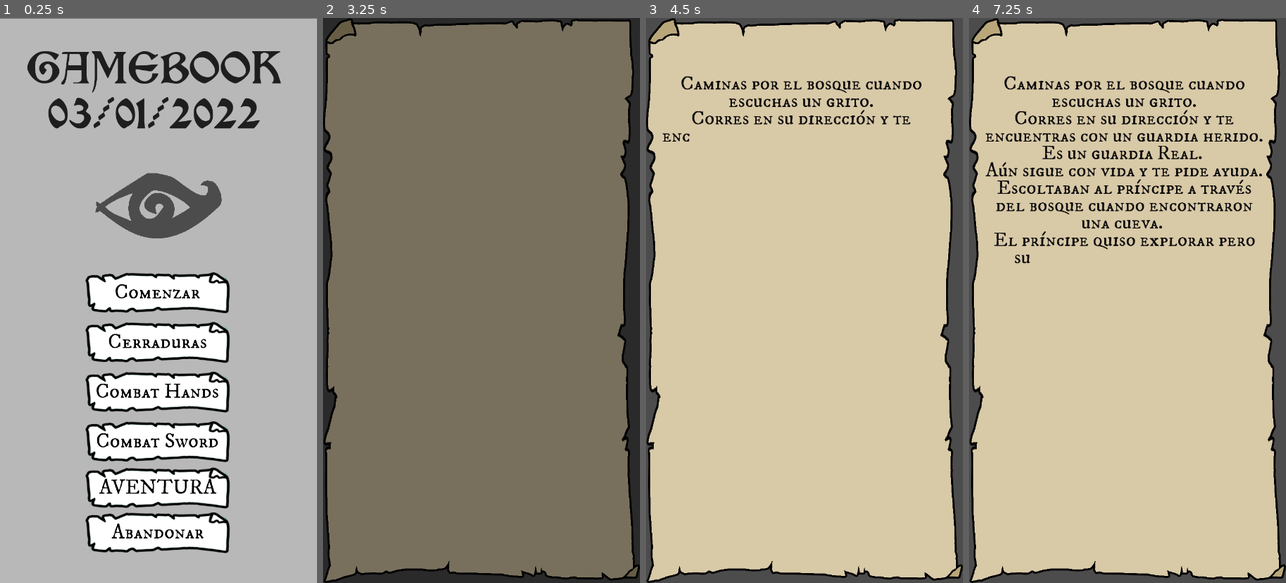
Above: before the commit, frames 1-4 (left to right).
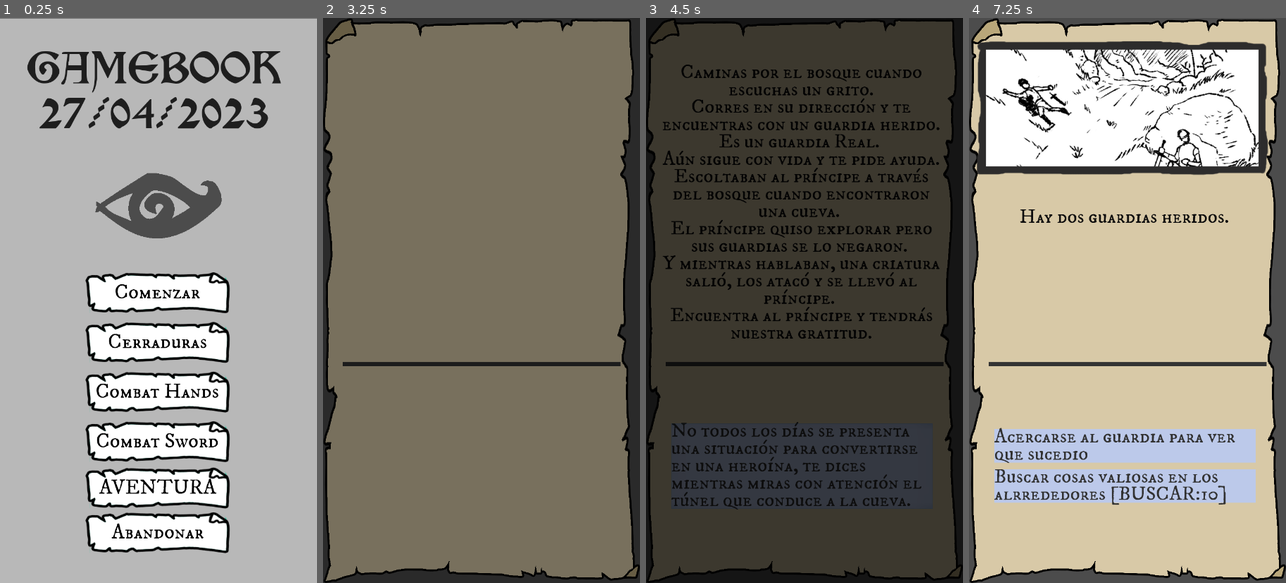
Above: after the commit, the same moments.

Repository: GabrielCancro/gamebook_dungeon
Game: Godot game, scene res://scenes/Main.tscn
The game is run twice, just before and just after one commit, with the same random seed, the same clock (stepped at 60 frames per second) and the same inputs.
Inputs (mouse positions are in pixels of both pictures, inside the frame that each line leads up to):
- Up to frame 1 (0.25 s): no input
- Up to frame 2 (3.25 s): click "Cerraduras" at 0.5 s; click "Combat Hands" at 1.25 s; click "Combat Sword" at 2 s; click "AVENTURA" at 2.75 s
- Up to frame 3 (4.5 s): click (804, 458) at 3.52 s; click (801, 464) at 4.27 s
- Up to frame 4 (7.25 s): click (1127, 458) at 5.02 s; move the mouse to (1197, 272) at 5.77 s; click (1197, 272) at 5.92 s; tap Enter at 6.5 s; move the mouse to (1064, 328) at 6.52 s; click (1064, 328) at 6.67 s

The runs differ from the first frame. In frame 1, 2.2% of the frame differs, in the area x 12-85%, y 14-20%; in frame 2, 0.7%; in frame 3, 98%, in the area x 0-100%, y 0-100%; in frame 4, 34%.
Error in both runs: Invalid call. Nonexistent function 'startMinigame' in base 'Node (global_config.gd)'. (res://scenes/Main.gd:15)

Commit message:
update

Diff:
--- a/adventure_core/ActionLine.gd
+++ b/adventure_core/ActionLine.gd
@@ -12,6 +12,7 @@
 	data = _data
 	text = data.text
 	$Desc.text = text
+	rect_pivot_offset = rect_size/2
 
 func onClick():
 	emit_signal("on_click",data)
--- a/adventure_core/ActionLine.tscn
+++ b/adventure_core/ActionLine.tscn
@@ -12,7 +12,6 @@
 [node name="ActionLine" type="Label"]
 margin_right = 710.0
 margin_bottom = 123.0
-rect_pivot_offset = Vector2( 620, 634 )
 custom_colors/font_color = Color( 0.196078, 0.196078, 0.196078, 1 )
 custom_fonts/font = SubResource( 1 )
 text = "Acercarme al Guardia y pedirle una explicacón de lo que sucedio ese dia tan terrible"
--- a/adventure_core/Adventure.gd
+++ b/adventure_core/Adventure.gd
@@ -8,7 +8,7 @@
 	GC.ADVENTURE = self
 	change_room("room_000")
 
-func change_room(id_room):
+func change_room(room_id):
 	$Fade.fadeIn()
 	yield($Fade,"end_fade")
 	$Narrator.clear_narrator()
@@ -18,12 +18,12 @@
 		room_data_node.queue_free()
 	room_data_node = Node.new()
 	room_data_node.name = "room_data_node"
-	room_data_node.set_script( load("res://adventures/adv_test/"+id_room+".gd") )
+	room_data_node.set_script( load("res://adventures/adv_test/"+room_id+".gd") )
 	add_child(room_data_node)
-	if (!GC.ADV_DATA.has(room_data_node.room_id)):
-		GC.ADV_DATA[room_data_node.room_id] = {"desc":room_data_node.desc, "actions":room_data_node.actions, "image":room_data_node.image}
-#		if(room_data_node.has("image")): GC.ADV_DATA[room_data_node.room_id]["image"] = room_data_node.image
-	GC.CURRENT_ROOM = room_data_node.room_id
+	if (!GC.ADV_DATA.has(room_id)):
+		room_data_node.room_data['room_id'] = room_id
+		GC.ADV_DATA[room_id] = room_data_node.room_data
+	GC.CURRENT_ROOM = room_id
 
 	$Desitions.hide_options()
 	$Fade.fadeOut()
@@ -32,3 +32,8 @@
 	$Narrator.start_narrator()
 	yield($Narrator,"on_finish")
 	$Desitions.show_options()
+
+func show_a_hidden_desition(node_id):
+	GC.get_current_room_data().actions[node_id].isHidden = false
+	GC.DESITIONS.update_data(false)
+	GC.DESITIONS.resalt_node(node_id)
--- a/adventure_core/Adventure.tscn
+++ b/adventure_core/Adventure.tscn
@@ -35,13 +35,35 @@
 patch_margin_right = 333
 patch_margin_bottom = 206
 
+[node name="Header" type="Control" parent="."]
+visible = false
+anchor_left = 0.5
+anchor_right = 0.5
+margin_left = -384.0
+margin_right = 384.0
+margin_bottom = 206.0
+rect_pivot_offset = Vector2( -1545, 451 )
+
+[node name="NinePatchRect" type="NinePatchRect" parent="Header"]
+anchor_right = 1.0
+anchor_bottom = 1.0
+margin_left = -89.0
+margin_top = 75.0
+margin_right = 71.0
+margin_bottom = 261.0
+rect_scale = Vector2( 1, -1 )
+texture = ExtResource( 1 )
+patch_margin_top = 374
+patch_margin_bottom = 18
+
 [node name="Narrator" type="Control" parent="."]
 anchor_left = 0.5
 anchor_right = 0.5
+anchor_bottom = 0.602
 margin_left = -384.0
-margin_top = 99.0
+margin_top = 71.0
 margin_right = 384.0
-margin_bottom = 874.0
+margin_bottom = 0.667908
 script = ExtResource( 8 )
 __meta__ = {
 "_edit_group_": true
@@ -98,44 +120,45 @@
 align = 1
 valign = 1
 
-[node name="Garb" type="TextureRect" parent="Narrator"]
-visible = false
-anchor_left = 0.5
-anchor_right = 0.5
-margin_left = -1333.5
-margin_top = 96.0
-margin_right = -1274.5
-margin_bottom = 155.0
-texture = ExtResource( 6 )
-
-[node name="Header" type="Control" parent="."]
-visible = false
-anchor_left = 0.5
-anchor_right = 0.5
-margin_left = -384.0
-margin_right = 384.0
-margin_bottom = 206.0
-rect_pivot_offset = Vector2( -1545, 451 )
-
-[node name="NinePatchRect" type="NinePatchRect" parent="Header"]
-anchor_right = 1.0
-anchor_bottom = 1.0
-margin_left = -89.0
-margin_top = 75.0
-margin_right = 71.0
-margin_bottom = 261.0
-rect_scale = Vector2( 1, -1 )
-texture = ExtResource( 1 )
-patch_margin_top = 374
-patch_margin_bottom = 18
-
-[node name="Desitions" type="Control" parent="."]
+[node name="Button" type="Button" parent="Narrator"]
+modulate = Color( 1, 1, 1, 0.619608 )
 anchor_left = 0.5
 anchor_top = 1.0
 anchor_right = 0.5
 anchor_bottom = 1.0
+margin_left = -56.5
+margin_top = 187.0
+margin_right = 56.5
+margin_bottom = 296.0
+flat = true
+__meta__ = {
+"_edit_group_": true
+}
+
+[node name="Garb" type="TextureRect" parent="Narrator/Button"]
+anchor_right = 1.0
+anchor_bottom = 1.0
+texture = ExtResource( 6 )
+expand = true
+
+[node name="Line" type="ColorRect" parent="."]
+anchor_left = 0.5
+anchor_top = 0.5
+anchor_right = 0.5
+anchor_bottom = 0.5
+margin_left = -336.5
+margin_top = 149.0
+margin_right = 336.5
+margin_bottom = 159.0
+color = Color( 0.203922, 0.203922, 0.203922, 1 )
+
+[node name="Desitions" type="Control" parent="."]
+anchor_left = 0.5
+anchor_top = 0.623
+anchor_right = 0.5
+anchor_bottom = 1.0
 margin_left = -382.0
-margin_top = -589.0
+margin_top = -0.0180054
 margin_right = 389.0
 rect_pivot_offset = Vector2( 453, 0 )
 script = ExtResource( 7 )
--- a/adventure_core/Desitions.gd
+++ b/adventure_core/Desitions.gd
@@ -3,7 +3,7 @@
 var action_line_scene = preload("res://adventure_core/ActionLine.tscn")
 
 func _ready():
-	pass
+	GC.DESITIONS = self
 
 func show_options():
 	update_data()
@@ -14,17 +14,30 @@
 func hide_options():
 	visible = false
 
-func update_data():
+func update_data(anim=true):
 	var actions = GC.get_current_room_data().actions
 	for line in $Options.get_children():
 		$Options.remove_child(line)
 		line.queue_free()
 	for node_id in actions:
-		var line = action_line_scene.instance()
-		line.set_node_data(actions[node_id])
-		line.connect("on_click",GC.ADVENTURE.get_node("room_data_node"),"on_click_node",[node_id])
-		line.modulate = Color(1,1,1,0)
-		$Options.add_child(line)
-		$Tween.interpolate_property(line,"modulate",Color(1,1,1,0),Color(1,1,1,1),.5,Tween.TRANS_QUAD,Tween.EASE_IN)
-		$Tween.start()
-		yield(get_tree().create_timer(.4),"timeout")
+		if !actions[node_id].has("isHidden"): actions[node_id]["isHidden"] = false
+		if actions[node_id].isHidden: continue
+		actions[node_id]["node_id"] = node_id
+		var line = add_line(actions[node_id])
+		if anim:
+			line.modulate = Color(1,1,1,0)
+			$Tween.interpolate_property(line,"modulate",Color(1,1,1,0),Color(1,1,1,1),.5,Tween.TRANS_QUAD,Tween.EASE_IN,line.get_index()*.3)
+			$Tween.start()
+
+func add_line(node_data):
+	var line = action_line_scene.instance()
+	line.set_node_data(node_data)
+	line.connect("on_click",GC.ADVENTURE.get_node("room_data_node"),"on_click_node",[node_data.node_id])
+	$Options.add_child(line)
+	return line
+
+func resalt_node(node_id):
+	for line in $Options.get_children():
+		if line.data.node_id == node_id:
+			$Tween.interpolate_property(line,"rect_scale",Vector2(1.2,1.2),Vector2(1,1),.7,Tween.TRANS_QUAD,Tween.EASE_OUT)
+			$Tween.start()
--- a/adventure_core/Dices.gd
+++ b/adventure_core/Dices.gd
@@ -38,7 +38,7 @@
 	$Buttons/btn_roll.visible = true
 	$Buttons/btn_back.visible = true
 	$Buttons/btn_end.visible = false
-	$Tween.interpolate_property(self,"modulate",Color(1,1,1,0),Color(1,1,1,1),.5,Tween.TRANS_LINEAR,Tween.EASE_OUT)
+	$Tween.interpolate_property(self,"modulate",Color(1,1,1,.5),Color(1,1,1,1),.2,Tween.TRANS_LINEAR,Tween.EASE_OUT)
 	$Tween.start()
 
 func onButtonRoll():
--- a/adventure_core/Dices.tscn
+++ b/adventure_core/Dices.tscn
@@ -83,7 +83,7 @@
 [node name="ColorRect" type="ColorRect" parent="."]
 anchor_right = 1.0
 anchor_bottom = 1.0
-color = Color( 0.101961, 0.00392157, 0.00392157, 0.862745 )
+color = Color( 0.101961, 0.00392157, 0.00392157, 0.941176 )
 
 [node name="Tween" type="Tween" parent="."]
 
--- a/adventure_core/Narrator.gd
+++ b/adventure_core/Narrator.gd
@@ -3,20 +3,30 @@
 signal on_finish()
 
 func _ready():
-	pass
+	$Button.connect("button_down",self,"on_button_skip")
 
 func clear_narrator():
 	$VBox/Image.visible = false
 	$VBox/Desc.percent_visible = 0
+	$Button.visible = false
 	$VBox/Desc.text = ""
 
 func start_narrator():
 	var data = GC.get_current_room_data()
 	$VBox/Desc.text = data.desc
+	$Button.visible = true
 	if data.image:
 		$VBox/Image.visible = true
 		$VBox/Image.texture = data.image
 	$Tween.interpolate_property($VBox/Desc,"percent_visible",0,1,data.desc.length()/70,Tween.TRANS_LINEAR, Tween.EASE_OUT)
 	$Tween.start()
 	yield($Tween,"tween_all_completed")
+	$Button.visible = false
 	emit_signal("on_finish")
+
+func on_button_skip():
+	$Tween.stop_all()
+	$VBox/Desc.percent_visible = 1
+	$Button.visible = false
+	yield(get_tree().create_timer(.3),"timeout")
+	emit_signal("on_finish")
--- a/adventure_core/PopupText.gd
+++ b/adventure_core/PopupText.gd
@@ -9,13 +9,12 @@
 	visible = false
 	$NinePatchRect/Button.connect("button_down",self,"close_popup")
 
-
 func show_popup(txt,anim=true):
 	visible = true
 	$NinePatchRect/Label.text = txt
 	$NinePatchRect.rect_size.y = $NinePatchRect/Label.rect_size.y * 1.2
 	if anim:
-		$Tween.interpolate_property(self,"modulate",Color(1,1,1,.5),Color(1,1,1,1),.3,Tween.TRANS_LINEAR,Tween.EASE_OUT)
+		$Tween.interpolate_property(self,"modulate",Color(1,1,1,.5),Color(1,1,1,1),.2,Tween.TRANS_LINEAR,Tween.EASE_OUT)
 		$Tween.start()
 
 func close_popup():
--- a/adventure_core/PopupText.tscn
+++ b/adventure_core/PopupText.tscn
@@ -31,7 +31,7 @@
 [node name="ColorRect" type="ColorRect" parent="."]
 anchor_right = 1.0
 anchor_bottom = 1.0
-color = Color( 0.101961, 0.00392157, 0.00392157, 0.901961 )
+color = Color( 0.101961, 0.00392157, 0.00392157, 0.941176 )
 
 [node name="NinePatchRect" type="NinePatchRect" parent="."]
 anchor_left = 0.5
--- a/adventures/adv_test/room_000.gd
+++ b/adventures/adv_test/room_000.gd
@@ -1,26 +1,23 @@
 extends Node
 
-var room_id = "room_000"
-var image = null
-var desc = """
-Caminas por el bosque cuando escuchas un grito.
-Corres en su dirección y te encuentras con un guardia herido. Es un guardia Real.
-Aún sigue con vida y te pide ayuda.
-Escoltaban al príncipe a través del bosque cuando encontraron una cueva.
-El príncipe quiso explorar pero sus guardias se lo negaron.
-Y mientras hablaban, una criatura salió, los atacó y se llevó al príncipe.
-Encuentra al príncipe y tendrás nuestra gratitud.
-"""
-var actions = {
-	"n1":{ "text":"-No todos los días se presenta una situación para convertirse en una heroína, te dices mientras miras con atención el túnel que conduce a la cueva." },
+var room_data = {
+	"room_id": "room_000",
+	"image": null,
+	"desc": """
+		Caminas por el bosque cuando escuchas un grito.
+		Corres en su dirección y te encuentras con un guardia herido. Es un guardia Real.
+		Aún sigue con vida y te pide ayuda.
+		Escoltaban al príncipe a través del bosque cuando encontraron una cueva.
+		El príncipe quiso explorar pero sus guardias se lo negaron.
+		Y mientras hablaban, una criatura salió, los atacó y se llevó al príncipe.
+		Encuentra al príncipe y tendrás nuestra gratitud.
+
+	""",
+	"actions": {
+		"n1":{ "text":"No todos los días se presenta una situación para convertirse en una heroína, te dices mientras miras con atención el túnel que conduce a la cueva." },
+	}
 }
 
-# Called when the node enters the scene tree for the first time.
-func _ready():
-	print("LOAD ROOM 000")
-#	GC.set_current_room(room_id)
-
 func on_click_node(data,node_id):
-	print("CLICK NODE ",node_id,data)
 	if node_id=="n1":
 		GC.ADVENTURE.change_room("room_001")
--- a/adventures/adv_test/room_001.gd
+++ b/adventures/adv_test/room_001.gd
@@ -1,28 +1,25 @@
 extends Node
 
-var room_id = "room_001"
-var image = preload("res://rooms/Room_001.jpg")
-var desc = """
-Hay dos guardias heridos.
-"""
-var actions = {
-	"n1":{ "text":"Acercarse al guardia para ver que sucedio" },
-	"n2":{ "text":"Buscar cosas valiosas en los alrrededores [BUSCAR:10]" },
-	"n3":{ "text":"Correr rápidamente para nunca volver" }
+var room_data = {
+	"room_id": "room_001",
+	"image": preload("res://rooms/Room_001.jpg"),
+	"desc": """
+		Hay dos guardias heridos.
+	""",
+	"actions": {
+		"n1":{ "text":"Acercarse al guardia para ver que sucedio" },
+		"n2":{ "text":"Buscar cosas valiosas en los alrrededores [BUSCAR:10]" },
+		"n3":{ "text":"Correr rápidamente para nunca volver", "isHidden":true }
+	}
 }
 
-# Called when the node enters the scene tree for the first time.
-func _ready():
-	pass
-
 func on_click_node(data,node_id):
-	print("CLICK NODE ",node_id,data)
+	print("CLICK IN",data)
 	if node_id=="n1":
 		GC.POPUP.show_popup("UN POPUP RANDOM")
 	if node_id=="n2":
 		GC.DICES.show_dices("BUSCAR")
 		var result = yield(GC.DICES,"on_dice")
-		print("ON DICE!!!!!!!!!!!")
 		GC.POPUP.show_popup("SACASTE UN "+str(result),false)
 		yield(GC.POPUP,"on_close")
-		print("CLOSE POPUP!!!!!!!!!!!")
+		GC.ADVENTURE.show_a_hidden_desition("n3")
--- a/global_config.gd
+++ b/global_config.gd
@@ -3,6 +3,7 @@
 var ADVENTURE
 var DICES
 var POPUP
+var DESITIONS
 var ACTION_POINTS = 15
 var ADV_DATA = {}
 var CURRENT_ROOM = ""
--- a/scenes/Main.tscn
+++ b/scenes/Main.tscn
@@ -46,12 +46,9 @@
 custom_colors/font_color = Color( 0.121569, 0.121569, 0.121569, 1 )
 custom_fonts/font = SubResource( 2 )
 text = "GAMEBOOK
-03/01/2022"
+27/04/2023"
 align = 1
 valign = 1
-__meta__ = {
-"_edit_use_anchors_": false
-}
 
 [node name="Eye" type="Sprite" parent="."]
 modulate = Color( 1, 1, 1, 0.392157 )
Not shown, changed: export_presets.cfg
